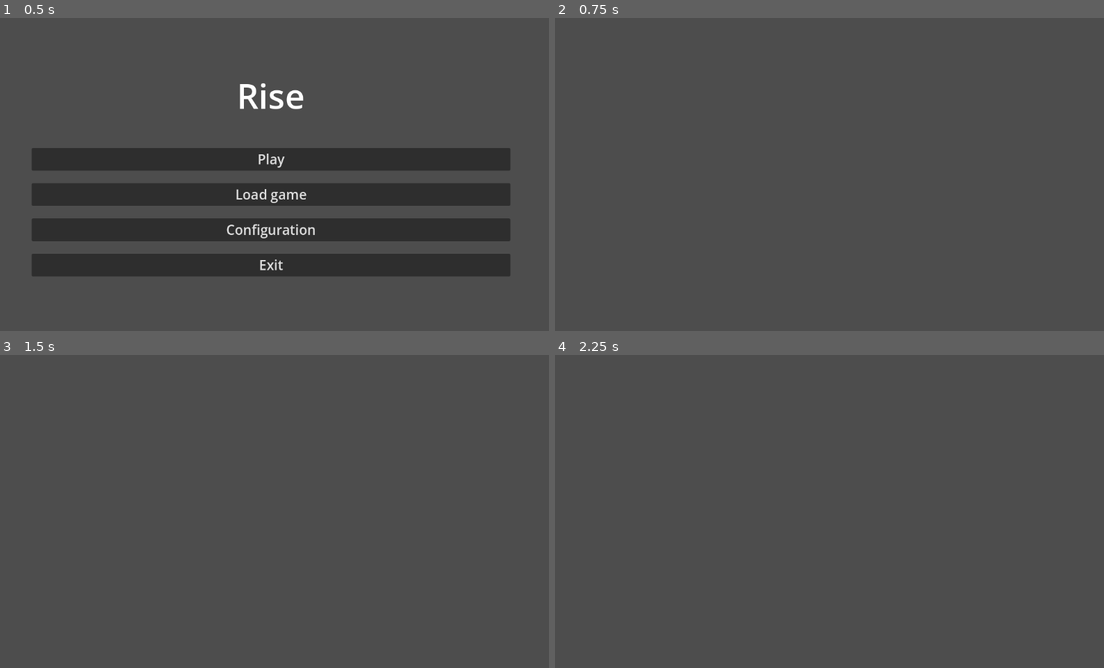
Above: before the commit, frames 1-4 (two rows, left to right).
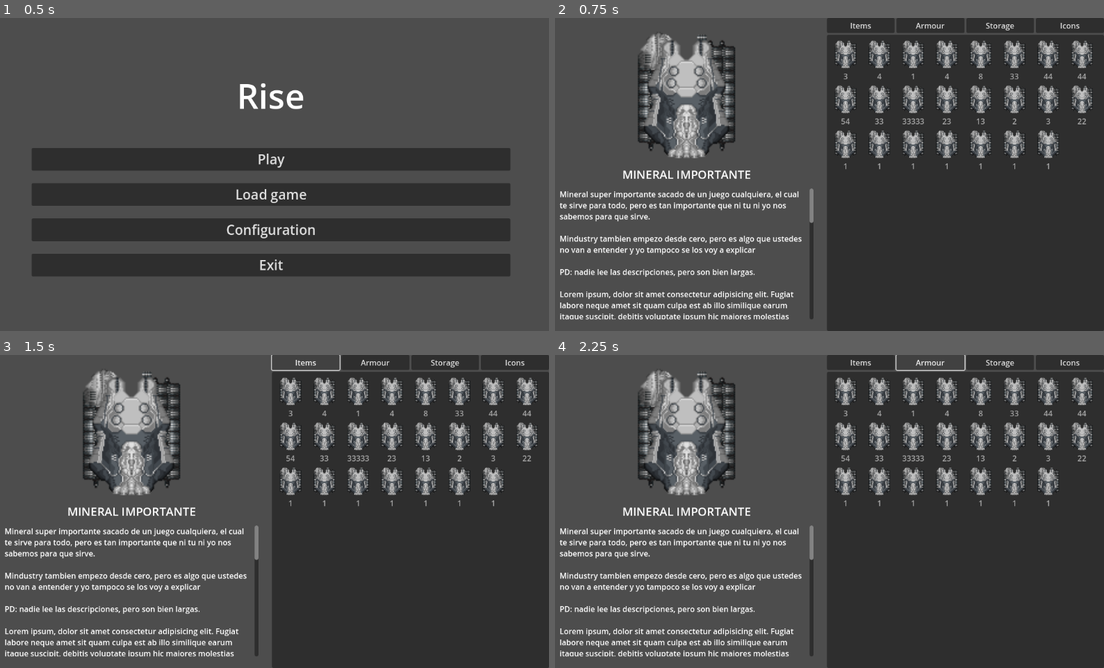
Above: after the commit, the same moments.

Repository: RegreDanger/Rise
Game: Godot game, scene res://scenes/ui/main_menu.tscn
Same seed, same stepped clock (60 frames per second), same inputs: the game is played once before the commit and once after it.
Inputs (mouse positions are in pixels of both pictures, inside the frame that each line leads up to):
- Up to frame 1 (0.5 s): no input
- Up to frame 2 (0.75 s): click "Play" at 0.5 s
- Up to frame 3 (1.5 s): click (307, 361) at 1.25 s, where only the run after the commit has a clickable "Items"
- Up to frame 4 (2.25 s): click (928, 361) at 2 s, where only the run after the commit has a clickable "Armour"

Frame 1 is identical in both runs. In frame 2, 56% of the frame differs, in the area x 0-100%, y 0-100%; in frame 3, 56%; in frame 4, 56%.

Commit message:
Refactor inventory UI layout and update related configurations for improved organization and functionality

Diff:
--- a/scenes/ui/inventory.tscn
+++ b/scenes/ui/inventory.tscn
@@ -1,6 +1,10 @@
-[gd_scene load_steps=2 format=3 uid="uid://dco66ubuxx1cm"]
+[gd_scene load_steps=4 format=3 uid="uid://dco66ubuxx1cm"]
 
 [ext_resource type="Script" uid="uid://bodsfunp22iwj" path="res://scripts/ui/inventory.gd" id="1_s6ek7"]
+[ext_resource type="Texture2D" uid="uid://bpuyh64xcw4xb" path="res://assets/sprites/player/SDMS-s.png" id="2_avmd0"]
+
+[sub_resource type="LabelSettings" id="LabelSettings_avmd0"]
+font_size = 24
 
 [node name="Inventory" type="Control"]
 layout_mode = 3
@@ -11,20 +15,115 @@
 grow_vertical = 2
 script = ExtResource("1_s6ek7")
 
-[node name="ItemList" type="ItemList" parent="."]
-visible = false
+[node name="HBoxContainer" type="HBoxContainer" parent="."]
 layout_mode = 1
-anchors_preset = 8
-anchor_left = 0.5
-anchor_top = 0.5
-anchor_right = 0.5
-anchor_bottom = 0.5
-offset_left = -140.0
-offset_top = -100.0
-offset_right = 140.0
-offset_bottom = 100.0
+anchors_preset = 15
+anchor_right = 1.0
+anchor_bottom = 1.0
 grow_horizontal = 2
 grow_vertical = 2
+alignment = 1
+
+[node name="MarginContainer" type="MarginContainer" parent="HBoxContainer"]
+layout_mode = 2
+size_flags_horizontal = 3
+theme_override_constants/margin_left = 24
+theme_override_constants/margin_top = 24
+theme_override_constants/margin_right = 24
+theme_override_constants/margin_bottom = 24
+
+[node name="VBoxContainer" type="VBoxContainer" parent="HBoxContainer/MarginContainer"]
+layout_mode = 2
+size_flags_horizontal = 3
+theme_override_constants/separation = 12
+
+[node name="TextureRect" type="TextureRect" parent="HBoxContainer/MarginContainer/VBoxContainer"]
+layout_mode = 2
+size_flags_vertical = 3
+texture = ExtResource("2_avmd0")
+stretch_mode = 5
+
+[node name="Label" type="Label" parent="HBoxContainer/MarginContainer/VBoxContainer"]
+layout_mode = 2
+text = "MINERAL IMPORTANTE"
+label_settings = SubResource("LabelSettings_avmd0")
+horizontal_alignment = 1
+
+[node name="RichTextLabel" type="RichTextLabel" parent="HBoxContainer/MarginContainer/VBoxContainer"]
+layout_mode = 2
+size_flags_vertical = 3
+text = "Mineral super importante sacado de un juego cualquiera, el cual te sirve para todo, pero es tan importante que ni tu ni yo nos sabemos para que sirve.
+
+Mindustry tambien empezo desde cero, pero es algo que ustedes no van a entender y yo tampoco se los voy a explicar
+
+PD: nadie lee las descripciones, pero son bien largas.
+
+Lorem ipsum, dolor sit amet consectetur adipisicing elit. Fugiat labore neque amet sit quam culpa est ab illo similique earum itaque suscipit, debitis voluptate ipsum hic maiores molestias praesentium asperiores?
+Dicta inventore quasi debitis distinctio perspiciatis nesciunt quam officiis minima adipisci deserunt? Beatae, minus ab quasi rem maiores ipsa, exercitationem modi vero est temporibus assumenda reiciendis et fugit ipsam. Autem.
+Officiis facilis, voluptatibus sequi perferendis cum, veritatis fuga nemo necessitatibus quam quisquam mollitia magni quis? Odio obcaecati aliquid explicabo nostrum quaerat voluptatem suscipit illo iste, et possimus, vel soluta quidem?
+Porro, officia pariatur quas atque inventore obcaecati veniam facere asperiores corporis velit magnam at sapiente omnis soluta nostrum provident culpa mollitia quisquam! Nihil dolorum atque est aut odio odit unde?
+Vero, consequuntur culpa, atque maiores alias esse et cupiditate sint expedita inventore error dolorem iure iusto vitae corrupti rem labore enim! Vitae voluptatibus odio porro accusantium amet aliquam dolor nesciunt.
+Sequi eligendi dicta, culpa id dolore natus iure perspiciatis! Nulla repellendus incidunt doloribus rerum dolor, illo dolorum fugiat sint maxime veritatis voluptatem dolores ullam quae officiis in magni consequatur praesentium.
+Placeat id rerum, similique eaque delectus facere iure autem vero ratione architecto maiores non velit quisquam illo suscipit, ex ut. Quibusdam dignissimos nobis necessitatibus temporibus, perspiciatis quos. Repellendus, veritatis aliquid!
+Excepturi odit nisi corporis beatae maxime ab reiciendis esse, libero, magni perspiciatis eum eveniet error voluptates delectus vel laborum explicabo. Modi voluptate nemo dicta odit, corrupti explicabo dolor sint totam.
+Error ex, ipsa dolorum commodi fuga odit in aperiam. Optio tempore eius nemo consequuntur quis rem dolores error qui odit excepturi nesciunt quibusdam illum animi dicta, accusantium a voluptates dolorem?
+Ipsam laboriosam omnis consectetur veniam ut, aut alias sunt provident quibusdam. Quia id nostrum, accusantium velit minus consectetur accusamus ducimus laborum deserunt fugit cum veritatis, dignissimos magni nisi facere aut."
+
+[node name="VBoxContainer2" type="VBoxContainer" parent="HBoxContainer"]
+layout_mode = 2
+size_flags_horizontal = 3
+
+[node name="HBoxContainer" type="HBoxContainer" parent="HBoxContainer/VBoxContainer2"]
+layout_mode = 2
+alignment = 1
+
+[node name="Button" type="Button" parent="HBoxContainer/VBoxContainer2/HBoxContainer"]
+layout_mode = 2
+size_flags_horizontal = 3
+text = "Items"
+
+[node name="Button2" type="Button" parent="HBoxContainer/VBoxContainer2/HBoxContainer"]
+layout_mode = 2
+size_flags_horizontal = 3
+text = "Armour"
+
+[node name="Button3" type="Button" parent="HBoxContainer/VBoxContainer2/HBoxContainer"]
+layout_mode = 2
+size_flags_horizontal = 3
+text = "Storage"
+
+[node name="Button4" type="Button" parent="HBoxContainer/VBoxContainer2/HBoxContainer"]
+layout_mode = 2
+size_flags_horizontal = 3
+text = "Icons"
+
+[node name="ItemList" type="ItemList" parent="HBoxContainer/VBoxContainer2"]
+layout_mode = 2
+size_flags_vertical = 3
+theme_override_constants/h_separation = 10
+item_count = 11
 max_columns = 8
 icon_mode = 0
-fixed_icon_size = Vector2i(30, 30)
+fixed_icon_size = Vector2i(60, 60)
+item_0/text = "3"
+item_0/icon = ExtResource("2_avmd0")
+item_1/text = "4"
+item_1/icon = ExtResource("2_avmd0")
+item_2/text = "1"
+item_2/icon = ExtResource("2_avmd0")
+item_3/text = "4"
+item_3/icon = ExtResource("2_avmd0")
+item_4/text = "8"
+item_4/icon = ExtResource("2_avmd0")
+item_5/text = "33"
+item_5/icon = ExtResource("2_avmd0")
+item_6/text = "44"
+item_6/icon = ExtResource("2_avmd0")
+item_7/text = "44"
+item_7/icon = ExtResource("2_avmd0")
+item_8/text = "54"
+item_8/icon = ExtResource("2_avmd0")
+item_9/text = "33"
+item_9/icon = ExtResource("2_avmd0")
+item_10/text = "33333"
+item_10/icon = ExtResource("2_avmd0")
--- a/scripts/ui/inventory.gd
+++ b/scripts/ui/inventory.gd
@@ -3,8 +3,7 @@
 extends Control
 
 #ready
-@onready var itemList = $ItemList
-
+@onready var itemList = $HBoxContainer/VBoxContainer2/ItemList
 
 func _ready() -> void:
 	#var file = FileAccess.open("res://data/user.dat.txt", FileAccess.READ)
